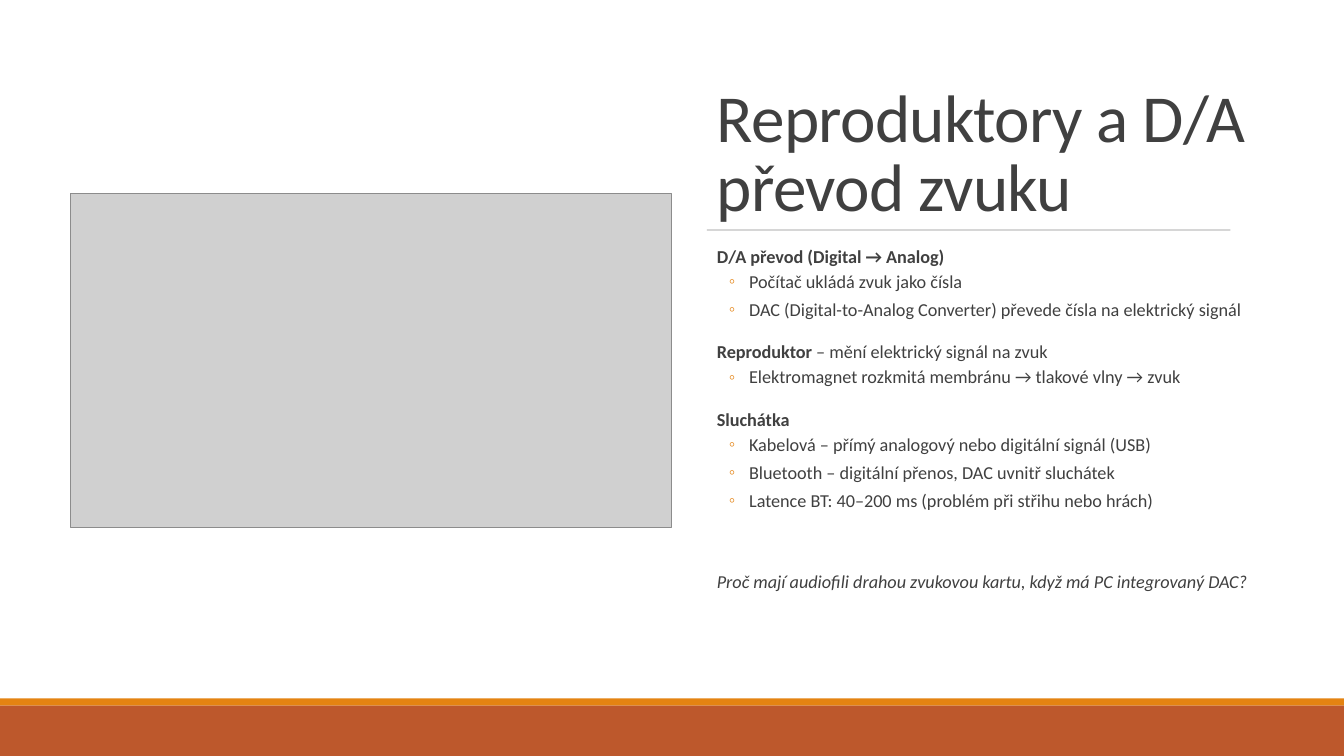
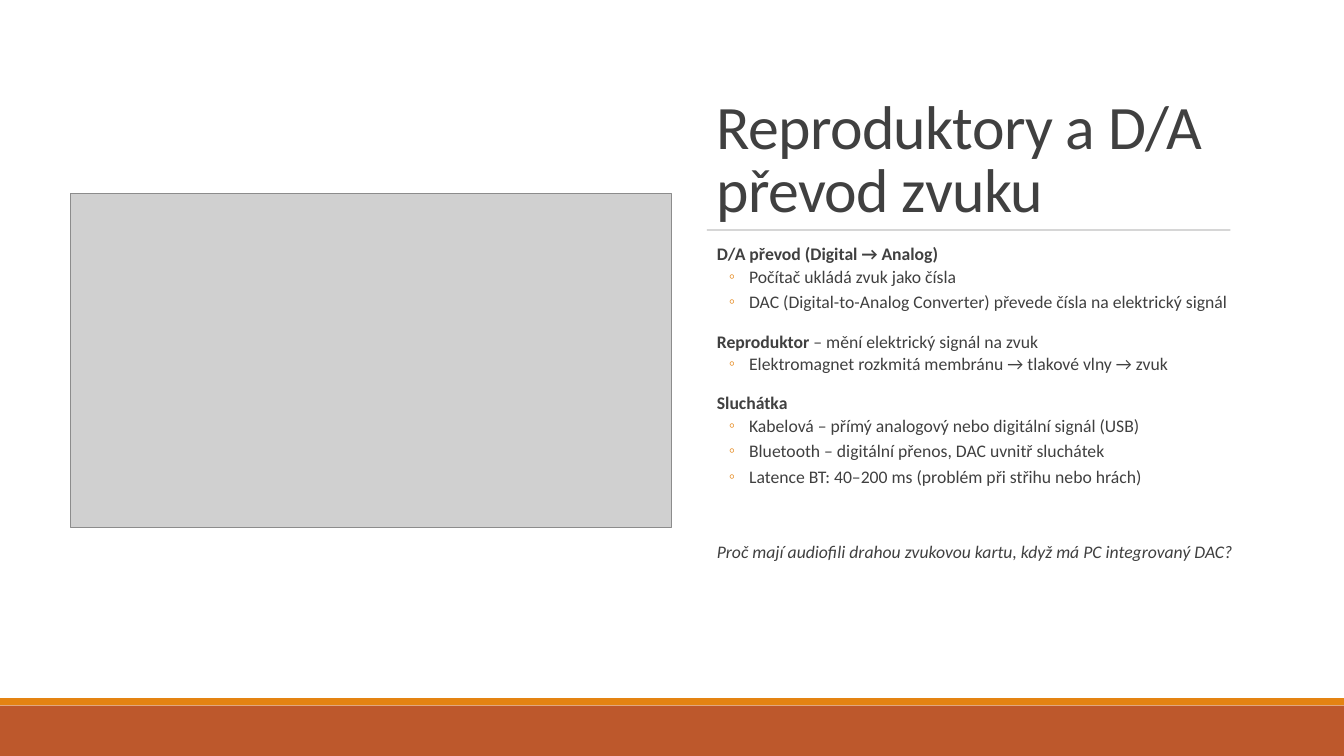
Before and after one commit to dawissl/hradebni-dmg, a slide deck: slide 11 of prezentace/1. ročník/16 - vstupní a výstupní zařízení.pptx. Drawn at 1344x756 pixels with LibreOffice and Linux fonts; fonts in the diff are those of the drawing; grey boxes stand for pictures. Boxes give left, top, right and bottom in pixels: in the first picture for what was removed or moved away, otherwise in the second. Text is boxed around its words. In the diff, an @@ line names an element or a change of style, - is before the commit and + after.

```diff
--- a/prezentace/1. ročník/16 - vstupní a výstupní zařízení.pptx
+++ b/prezentace/1. ročník/16 - vstupní a výstupní zařízení.pptx
@@ title "Reproduktory a D/A převod zvuku" at [717,106,1202,222]: size 48 to 44.1 pt @@
@@ text "D/A převod (Digital → Analog)" at [717,247,1232,561]: size 13 to 12.5 pt; line spacing 0.9 to 0.8 @@
```
Also in this commit, not shown: 8 other slides changed, 5 other files.
